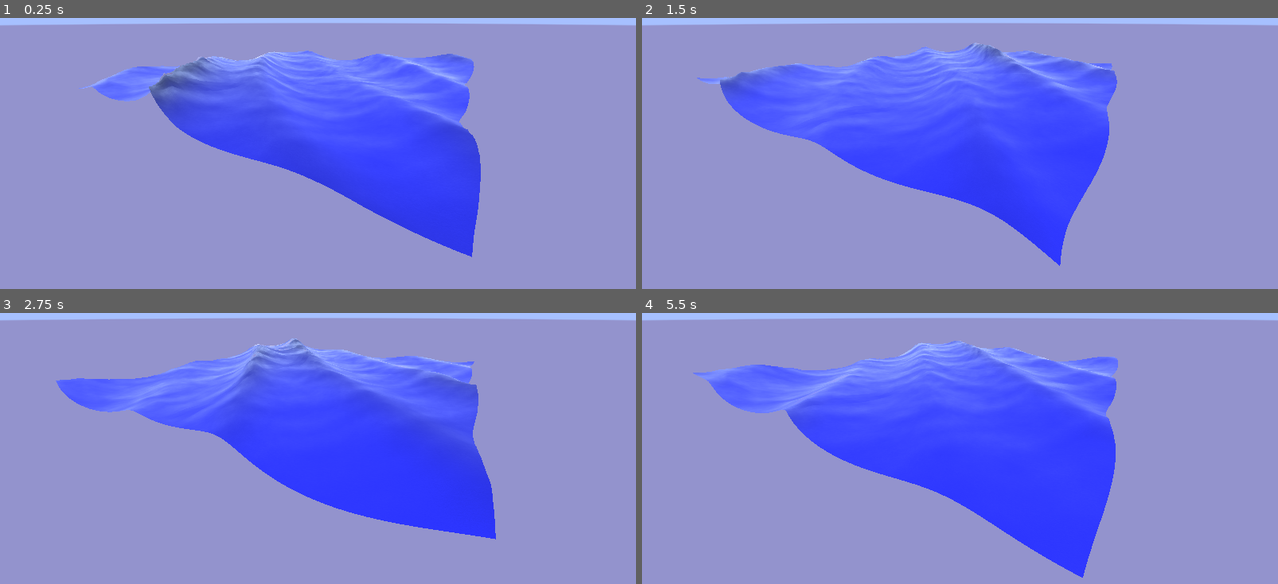
Above: before the commit, frames 1-4 (two rows, left to right).
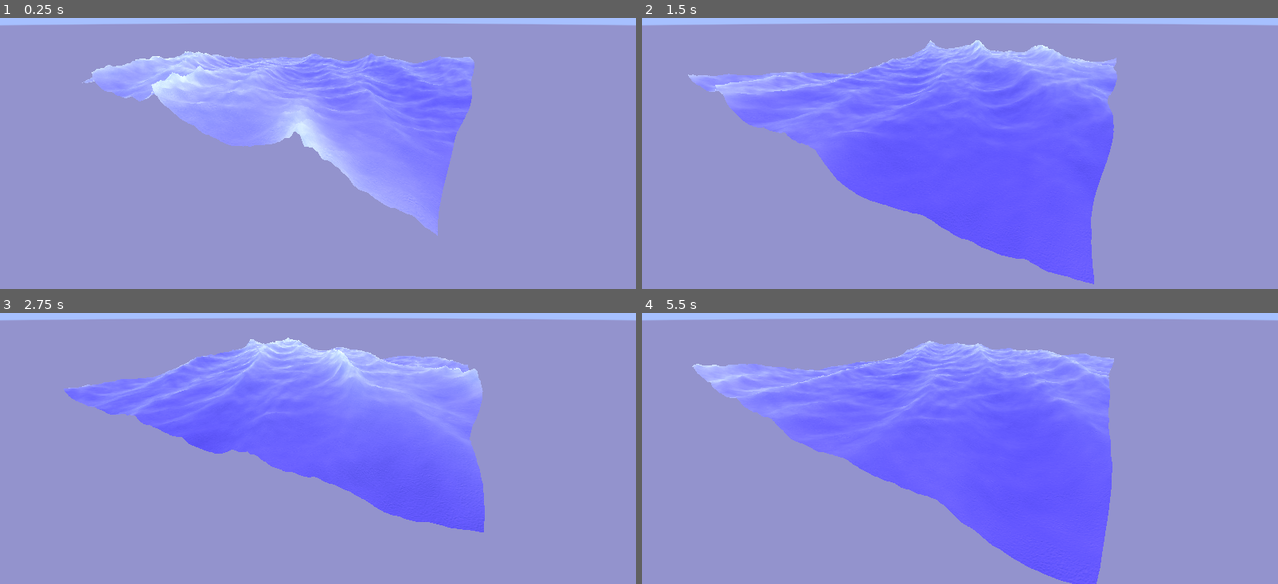
Above: after the commit, the same moments.

Repository: gersondekleuver/godot-gerstner-waves
Game: Godot game, scene res://stylized_wave/stylized_wave_scene.tscn
Two runs of this game, one before a commit and one after it. Both use one fixed random seed, a clock stepped at 60 frames per second and the inputs below.
Inputs:
- Up to frame 1 (0.25 s): no input
- Up to frame 2 (1.5 s): no input
- Up to frame 3 (2.75 s): no input
- Up to frame 4 (5.5 s): no input

The runs differ from the first frame. In frame 1, 24% of the frame differs, in the area x 12-76%, y 12-89%; in frame 2, 31%, in the area x 7-75%, y 8-99%; in frame 3, 26%; in frame 4, 30%.

Commit message:
minor refactor

Diff:
--- a/godot-ocean-shader-collection-4.3/stylized_wave/stylized_wave_scene.tscn
+++ b/godot-ocean-shader-collection-4.3/stylized_wave/stylized_wave_scene.tscn
@@ -4,63 +4,64 @@
 [ext_resource type="Shader" path="res://stylized_wave/visual_shaders/sky.gdshader" id="2_g7crs"]
 
 [sub_resource type="FastNoiseLite" id="FastNoiseLite_h12fj"]
-noise_type = 3
-frequency = 0.0084
+frequency = 0.0079
 fractal_type = 2
 
 [sub_resource type="NoiseTexture2D" id="NoiseTexture2D_yldqg"]
+seamless = true
 noise = SubResource("FastNoiseLite_h12fj")
 
-[sub_resource type="FastNoiseLite" id="FastNoiseLite_pj3rs"]
+[sub_resource type="FastNoiseLite" id="FastNoiseLite_osw4l"]
 noise_type = 3
-frequency = 0.0936
-fractal_type = 2
-fractal_gain = 1.28
+frequency = 0.0404
+fractal_type = 3
 
-[sub_resource type="NoiseTexture2D" id="NoiseTexture2D_e5fmb"]
+[sub_resource type="NoiseTexture2D" id="NoiseTexture2D_0mly1"]
 seamless = true
 as_normal_map = true
-bump_strength = 16.1
-noise = SubResource("FastNoiseLite_pj3rs")
+bump_strength = 7.1
+noise = SubResource("FastNoiseLite_osw4l")
 
-[sub_resource type="FastNoiseLite" id="FastNoiseLite_0rf0n"]
-frequency = 0.1452
+[sub_resource type="FastNoiseLite" id="FastNoiseLite_fb6t0"]
+noise_type = 3
+frequency = 0.0659
 
-[sub_resource type="NoiseTexture2D" id="NoiseTexture2D_uohqv"]
+[sub_resource type="NoiseTexture2D" id="NoiseTexture2D_fdm30"]
+seamless = true
+seamless_blend_skirt = 0.355
 as_normal_map = true
-bump_strength = 17.1
-noise = SubResource("FastNoiseLite_0rf0n")
+bump_strength = 9.6
+noise = SubResource("FastNoiseLite_fb6t0")
 
 [sub_resource type="ShaderMaterial" id="ShaderMaterial_qpsmv"]
 render_priority = 0
 shader = ExtResource("1_tsmva")
-shader_parameter/albedo = Color(0.156863, 0.168627, 1, 1)
+shader_parameter/albedo = Color(0.374437, 0.234686, 0.88923, 1)
+shader_parameter/albedo_fresnel = Color(1, 1, 1, 1)
+shader_parameter/albedo_foam = Color(1, 1, 1, 1)
 shader_parameter/roughness = 0.0
 shader_parameter/metallic = 0.2
-shader_parameter/albedo_fresnel = Color(1, 1, 1, 1)
-shader_parameter/albedo_foam = null
-shader_parameter/texture_noise_speed_1 = 4.0
-shader_parameter/texture_noise_speed_2 = 4.0
-shader_parameter/texture_dir_1 = Vector2(0, 2)
-shader_parameter/texture_dir_2 = Vector2(0.2, 0.2)
-shader_parameter/amplitude_height_noise = 0.8
-shader_parameter/height_noise_smoothness = 19.0
-shader_parameter/height_noise_speed = 0.0
-shader_parameter/wave_1 = Vector4(1, 1, 0.3, 5)
-shader_parameter/wave_2 = Vector4(1, 2, 0.1, 10)
-shader_parameter/wave_3 = Vector4(1, 3, 0.1, 15)
+shader_parameter/normal_texture_speed_1 = 0.3
+shader_parameter/normal_texture_speed_2 = 0.3
+shader_parameter/normal_texture_dir_1 = Vector2(0, 2)
+shader_parameter/normal_texture_dir_2 = Vector2(0.2, 0.2)
+shader_parameter/amplitude_height_noise = 0.7
+shader_parameter/height_noise_smoothness = 15.0
+shader_parameter/height_noise_speed = 0.025
+shader_parameter/wave_1 = Vector4(1, 1, 0.2, 5)
+shader_parameter/wave_2 = Vector4(1, 2, 0.2, 3)
+shader_parameter/wave_3 = Vector4(1, 3, 0.15, 7)
 shader_parameter/wave_4 = Vector4(2, 1, 0.1, 20)
-shader_parameter/wave_5 = Vector4(3, 1, 0.04, 30)
+shader_parameter/wave_5 = Vector4(3, 1, 0.1, 30)
 shader_parameter/pi = 3.14159
-shader_parameter/texture_normal = SubResource("NoiseTexture2D_e5fmb")
-shader_parameter/texture_normal_2 = SubResource("NoiseTexture2D_uohqv")
+shader_parameter/normal_texture_1 = SubResource("NoiseTexture2D_0mly1")
+shader_parameter/normal_texture_2 = SubResource("NoiseTexture2D_fdm30")
 shader_parameter/height_map = SubResource("NoiseTexture2D_yldqg")
 
 [sub_resource type="QuadMesh" id="QuadMesh_ialnf"]
-lightmap_size_hint = Vector2i(102, 102)
 size = Vector2(20, 20)
-subdivide_width = 1500
-subdivide_depth = 1500
+subdivide_width = 1000
+subdivide_depth = 1000
 orientation = 1
 
 [sub_resource type="ShaderMaterial" id="ShaderMaterial_flvxc"]
@@ -90,7 +91,8 @@
 environment = SubResource("Environment_yvt3e")
 
 [node name="DirectionalLight3D" type="DirectionalLight3D" parent="."]
-transform = Transform3D(0.653421, 0.245204, -0.716182, 0, 0.946086, 0.323917, 0.756995, -0.211654, 0.618192, 0, 8.288, 0)
+transform = Transform3D(0.5, 0.224144, -0.836516, 0, 0.965926, 0.258819, 0.866025, -0.12941, 0.482963, -12.5869, 8.288, 10.0158)
+directional_shadow_pancake_size = 1024.0
 
 [node name="Camera3D" type="Camera3D" parent="."]
 transform = Transform3D(-0.526956, -0.310106, 0.791297, 0, 0.931056, 0.364877, -0.849893, 0.192274, -0.490625, 13.4353, 3.68871, -9.4836)
--- a/godot-ocean-shader-collection-4.3/stylized_wave/visual_shaders/unoptimized_gerstner_water.gdshader
+++ /dev/null
@@ -1,122 +0,0 @@
-shader_type spatial;
-
-// Basic properties
-uniform vec3 albedo : source_color;
-uniform float roughness : hint_range(0.0, 1.0) = 0;
-uniform float metallic : hint_range(0.0, 1.0) = 0.2;
-
-// Extra properties
-
-uniform vec3 albedo_fresnel : source_color;
-uniform vec3 aldedo_foam : source_color;
-
-// Texture noise variables
-uniform sampler2D texture_normal;
-uniform sampler2D texture_normal_2;
-uniform float texture_noise_speed_1 : hint_range(0.0, 30.0, 1) = 10;
-uniform float texture_noise_speed_2 : hint_range(0.0, 30.0, 1) = 10;
-uniform vec2 texture_dir_1 = vec2(0.0, 2.0);
-uniform vec2 texture_dir_2 = vec2(0.2, 0.2);
-
-// Height noise variable
-uniform sampler2D height_map;
-uniform float amplitude_height_noise : hint_range(0.0, 10.0, 0.1) = 1.3;
-uniform float height_noise_smoothness : hint_range(0.0, 300.0, 1.0) = 9.0;
-uniform float height_noise_speed : hint_range(0.0, 0.25, 0.005) = 0.025;
-
-// Wave variables
-// float vec4 (dir x, dir y, smoothness, wavelength)
-uniform vec4 wave_1 = vec4(1,1,0.07,5);
-uniform vec4 wave_2 = vec4(1,2,0.2,10);
-uniform vec4 wave_3 = vec4(1,3,0.15,15);
-uniform vec4 wave_4 = vec4(2,1,0.1,20);
-uniform vec4 wave_5 = vec4(3,1,0.1,30);
-
-// Persitent variables
-varying float height;
-varying vec3 world_pos;
-
-// Misc
-uniform float pi = 3.14159;
-
-float get_height(vec2 pos, float y){
-	float wave = texture(height_map, pos / height_noise_smoothness
-		+ TIME * height_noise_speed).r;
-	return max(wave * amplitude_height_noise * y, wave / 3.5);
-}
-
-vec3 gerstner_wave(vec4 wave,vec3 pos, inout vec3 tangent, inout vec3 binormal){
-	float s = wave.z;
-	float k = 2.0 * pi / wave.w;
-	float c = sqrt(9.8 / k);
-	vec2 d = normalize(wave.xy);
-	float f = k * (dot(d,pos.xz) - c * TIME);
-	float a = s / k;
-
-	tangent += vec3(
-		- d.x * d.x * (s * sin(f)),
-		d.x * (s * cos(f)),
-		-d.x * d.y * (s * sin(f))
-	);
-	binormal += vec3(
-		-d.x * d.y * (s * sin(f)),
-		d.y * (s * cos(f)),
-		- d.y * d.y * (s * sin(f))
-	);
-
-	return vec3(a * sin(f),
-	d.x * (a * cos(f)),
-	d.y * (a * cos(f)));
-}
-
-void vertex() {
-	world_pos = (MODEL_MATRIX * vec4(VERTEX, 1.0)).xyz;
-
-	vec3 tangent = vec3(1, 0, 0);
-	vec3 binormal = vec3(0, 0, 1);
-	vec2 e = vec2(0.5, 0.0);
-
-	// TODO precalculate
-	vec3 p;
-	p = gerstner_wave(wave_1, world_pos, tangent, binormal);
-	p += gerstner_wave(wave_2, world_pos, tangent, binormal);
-	p += gerstner_wave(wave_3, world_pos, tangent, binormal);
-	p += gerstner_wave(wave_4, world_pos, tangent, binormal);
-	p += gerstner_wave(wave_5, world_pos, tangent, binormal);
-	height = p.x;
-
-	NORMAL = normalize(cross(binormal, tangent));
-	NORMAL += normalize(vec3(
-		get_height(world_pos.xz - e , height) -
-		get_height(world_pos.xz + e , height),
-		2.0 * e.x,
-		get_height(world_pos.xz - e.yx , height) -
-		get_height(world_pos.xz + e.yx , height)
-		));
-	VERTEX.y = height + get_height(world_pos.xy, height);
-	VERTEX.x += p.y;
-	VERTEX.z += p.z;
-}
-
-float fresnel(float f, vec3 normal, vec3 view)
-{
-	return pow((1.0 - clamp(dot(normalize(normal),
-		normalize(view)), 0.0, 1.0 )), f);
-}
-
-void fragment() {
-	vec2 time = (TIME * texture_dir_1) * texture_noise_speed_1;
-	vec2 time_2 = (TIME * texture_dir_2) * texture_noise_speed_2;
-
-	vec3 normal = mix(texture(texture_normal, world_pos.xz + time).rgb,
-		texture(texture_normal_2, world_pos.xz + time_2).rgb, 0.5);
-	float basic_fresnel = fresnel(7, NORMAL, VIEW);
-	vec3 surface_color = mix(albedo, albedo_fresnel, basic_fresnel);
-	vec3 final_color = mix(aldedo_foam, surface_color,
-		normalize(vec2(distance(height, 1.2), 0.7)).x); // magic numbers
-
-	ALBEDO = final_color;
-	METALLIC = metallic;
-	ROUGHNESS = roughness;
-	NORMAL_MAP = normal;
-}
--- a/godot-ocean-shader-collection-4.3/stylized_wave/visual_shaders/unoptimized_gerstner_wave.gdshader
+++ b/godot-ocean-shader-collection-4.3/stylized_wave/visual_shaders/unoptimized_gerstner_wave.gdshader
@@ -2,53 +2,54 @@
 
 // Basic properties
 uniform vec3 albedo : source_color;
+uniform vec3 albedo_fresnel : source_color;
+uniform vec3 albedo_foam : source_color;
+
+// Extra properties
 uniform float roughness : hint_range(0.0, 1.0) = 0;
 uniform float metallic : hint_range(0.0, 1.0) = 0.2;
 
-// Extra properties
-uniform vec3 albedo_fresnel : source_color;
-uniform vec3 albedo_foam : source_color;
-
-// Texture noise variables
-uniform sampler2D texture_normal;
-uniform sampler2D texture_normal_2;
-uniform float texture_noise_speed_1 : hint_range(0.0, 30.0, 1) = 10;
-uniform float texture_noise_speed_2 : hint_range(0.0, 30.0, 1) = 10;
-uniform vec2 texture_dir_1 = vec2(0.0, 2.0);
-uniform vec2 texture_dir_2 = vec2(0.2, 0.2);
+// normal texture variables
+uniform sampler2D normal_texture_1;
+uniform sampler2D normal_texture_2;
+uniform float normal_texture_speed_1 : hint_range(0.0, 2.0, 0.1) = 0.3;
+uniform float normal_texture_speed_2 : hint_range(0.0, 2.0, 0.1) = 0.3;
+uniform vec2 normal_texture_dir_1 = vec2(0.0, 2.0);
+uniform vec2 normal_texture_dir_2 = vec2(0.2, 0.2);
 
 // Height noise variable
 uniform sampler2D height_map;
-uniform float amplitude_height_noise : hint_range(0.0, 10.0, 0.1) = 1.3;
-uniform float height_noise_smoothness : hint_range(0.0, 300.0, 1.0) = 9.0;
+uniform float amplitude_height_noise : hint_range(0.0, 10.0, 0.1) = 0.7;
+uniform float height_noise_smoothness : hint_range(0.0, 300.0, 1.0) = 15.0;
 uniform float height_noise_speed : hint_range(0.0, 0.25, 0.005) = 0.025;
 
 // Wave variables
-// float vec4 (dir x, dir y, smoothness, wavelength)
+// float vec4 ( dir x, dir y, smoothness, wavelength )
 uniform vec4 wave_1 = vec4(1,1,0.07,5);
 uniform vec4 wave_2 = vec4(1,2,0.2,10);
 uniform vec4 wave_3 = vec4(1,3,0.15,15);
 uniform vec4 wave_4 = vec4(2,1,0.1,20);
 uniform vec4 wave_5 = vec4(3,1,0.1,30);
 
+// Misc
+uniform float pi = 3.14159;
+
 // Persitent variables
 varying float height;
 varying vec3 world_pos;
 
-// Misc
-uniform float pi = 3.14159;
-
-float get_height(vec2 pos, float y){
-	float wave = texture(height_map, pos / height_noise_smoothness
-		+ TIME * height_noise_speed).r;
-	return max(wave * amplitude_height_noise * y, wave / 3.5); // magic numbers
+float get_noise_height(vec2 pos, float y){
+	float wave = texture(height_map, pos / height_noise_smoothness + TIME * height_noise_speed).r;
+	return max(wave * amplitude_height_noise * y, wave / 3.0);
 }
 
 vec3 gerstner_wave(vec4 wave,vec3 pos, inout vec3 tangent, inout vec3 binormal){
+	float wave_length = wave.w;
 	float s = wave.z;
-	float k = 2.0 * pi / wave.w;
+	float k = 2.0 * pi / wave_length;
+	float c = sqrt(9.8 / k);
 	vec2 d = normalize(wave.xy);
-	float f = k * (dot(d,pos.xz) - sqrt(9.8 / k) * TIME);
+	float f = k * (dot(d,pos.xz) - c * TIME);
 	float a = s / k;
 
 	float sin_f = sin(f);
@@ -64,7 +65,10 @@
 		d.y * (s * cos_f),
 		- d.y * d.y * (s * sin_f)
 	);
-	return vec3(a * sin_f, d.x * (a * cos_f), d.y * (a * cos_f));
+
+	return vec3(a * sin_f,
+	d.x * (a * cos_f),
+	d.y * (a * cos_f));
 }
 
 void vertex() {
@@ -82,38 +86,39 @@
 
 	height = p.x;
 
-	NORMAL = normalize(cross(binormal, tangent)) + normalize(vec3(
-		get_height(world_pos.xz - e , height) -
-		get_height(world_pos.xz + e , height),
-		2.0 * e.x,
-		get_height(world_pos.xz - e.yx , height) -
-		get_height(world_pos.xz + e.yx , height)
-	));
-
-	VERTEX.y = height + get_height(world_pos.xy, height);
+	VERTEX.y = height + get_noise_height(world_pos.xz, height);
 	VERTEX.x += p.y;
 	VERTEX.z += p.z;
+	NORMAL = normalize(cross(binormal, tangent)) + normalize(vec3(
+		get_noise_height(world_pos.xz - e , height)
+		- get_noise_height(world_pos.xz + e , height),
+		2.0 * e.x,
+		get_noise_height(world_pos.xz - e.yx , height)
+		- get_noise_height(world_pos.xz + e.yx , height)
+		));
+
 }
 
 float fresnel(float f, vec3 normal, vec3 view)
 {
-	return pow((1.0 - clamp(dot(normalize(normal), normalize(view)), 0.0, 1.0 )), f);
+	return pow((1.0 - clamp(dot(
+		normalize(normal), normalize(view)), 0.0, 1.0 )),
+	f);
 }
 
 void fragment() {
-	vec2 time = (TIME * texture_dir_1) * texture_noise_speed_1;
-	vec2 time_2 = (TIME * texture_dir_2) * texture_noise_speed_2;
+	vec2 time_1 = TIME * normal_texture_dir_1 * normal_texture_speed_1;
+	vec2 time_2 = TIME * normal_texture_dir_2 * normal_texture_speed_2;
 
 	vec3 normal = mix(
-		texture(texture_normal, world_pos.xz + time).rgb,
-		texture(texture_normal_2, world_pos.xz + time_2).rgb,
-		0.5
-	);
+		texture(normal_texture_1, world_pos.xz + time_1).rgb,
+		texture(normal_texture_2, world_pos.xz + time_2).rgb,
+		0.5);
 
 	float basic_fresnel = fresnel(7, NORMAL, VIEW);
 	vec3 surface_color = mix(albedo, albedo_fresnel, basic_fresnel);
 	vec3 final_color = mix(albedo_foam, surface_color,
-		normalize(vec2(distance(height, 1.2), 0.7)).x); // magic numbers
+		normalize(vec2(distance(height, 1.1), 1.0)).x);
 
 	ALBEDO = final_color;
 	METALLIC = metallic;
